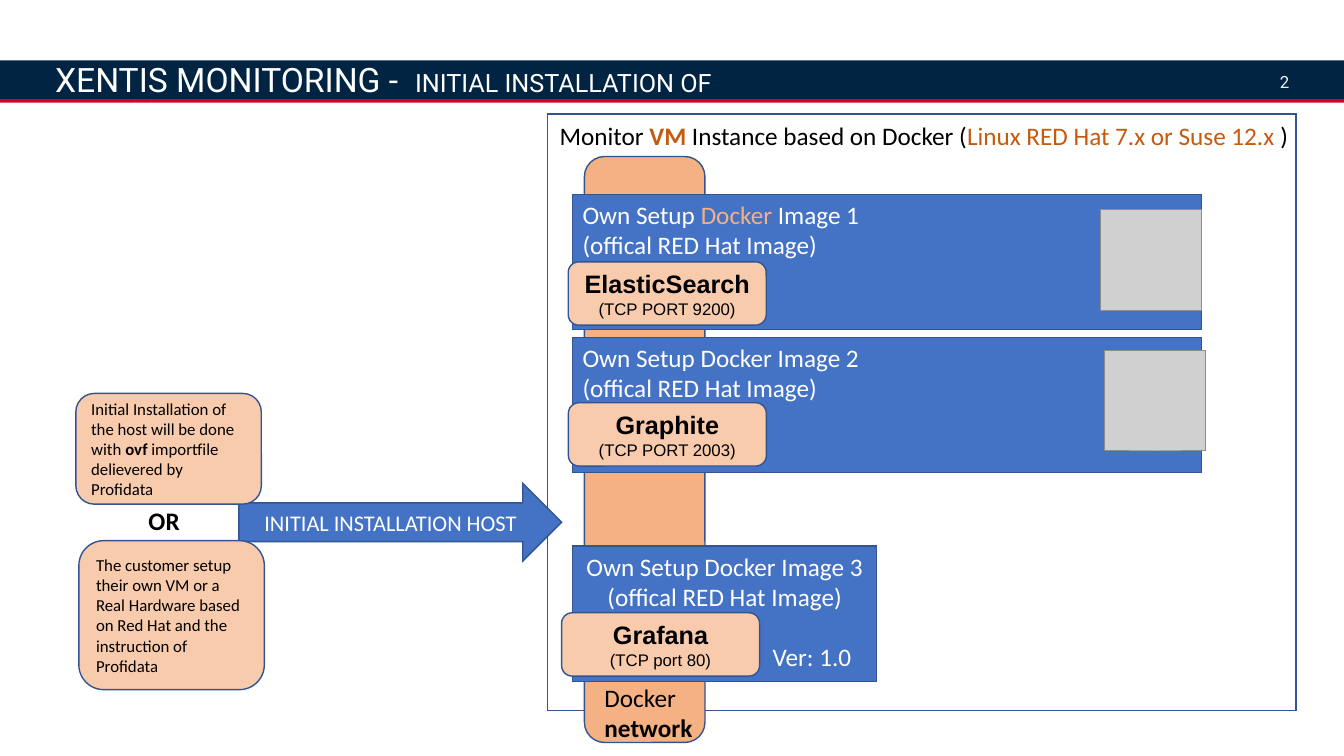
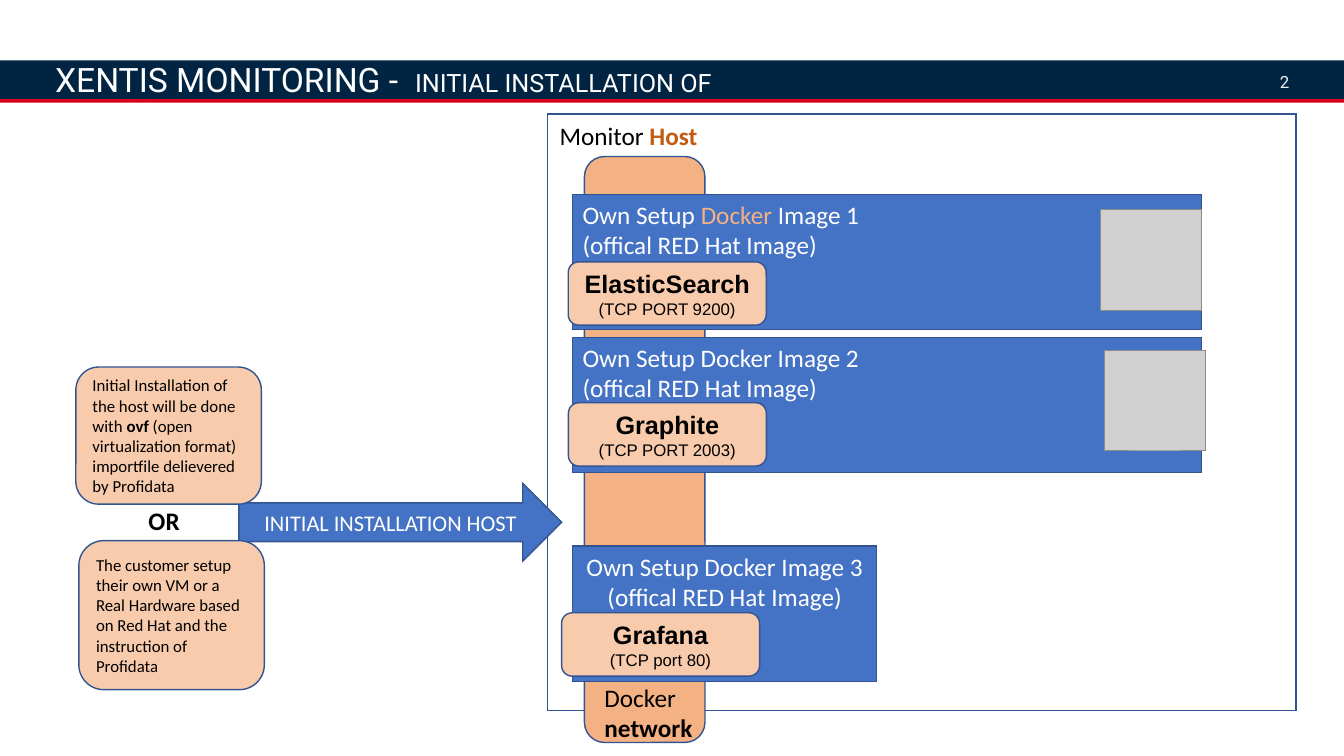
Before and after one commit to gwagner681105/pd_docker, a slide deck: slide 2 of XENTIS-Monitoring.pptx. Drawn at 1344x756 pixels with LibreOffice and Linux fonts; fonts in the diff are those of the drawing; grey boxes stand for pictures; background and template pictures are left out. Boxes give left, top, right and bottom in pixels: in the first picture for what was removed or moved away, otherwise in the second. Text is boxed around its words. In the diff, an @@ line names an element or a change of style, - is before the commit and + after.

```diff
--- a/XENTIS-Monitoring.pptx
+++ b/XENTIS-Monitoring.pptx
@@ text at [560,127,697,146]: text changed @@
-Monitor VM Instance based on Docker (Linux RED Hat 7.x or Suse 12.x )
+Monitor Host
@@ rounded rectangle "Initial Installation of the host ...": place and size @@
-rounded rectangle "Initial Installation of the host ..." at [76,393,261,504]
+rounded rectangle "Initial Installation of the host ..." at [76,367,261,504]
@@ text in rounded rectangle at [92,379,236,495]: text changed @@
-Initial Installation of the host will be done with ovf importfile delievered by Profidata
+Initial Installation of the host will be done with ovf (open virtualization format) importfile delievered by Profidata
@@ text in rectangle at [773,649,851,666]: paragraph removed @@
-Ver: 1.0
```
Also in this commit, not shown: 8 other slides changed.
